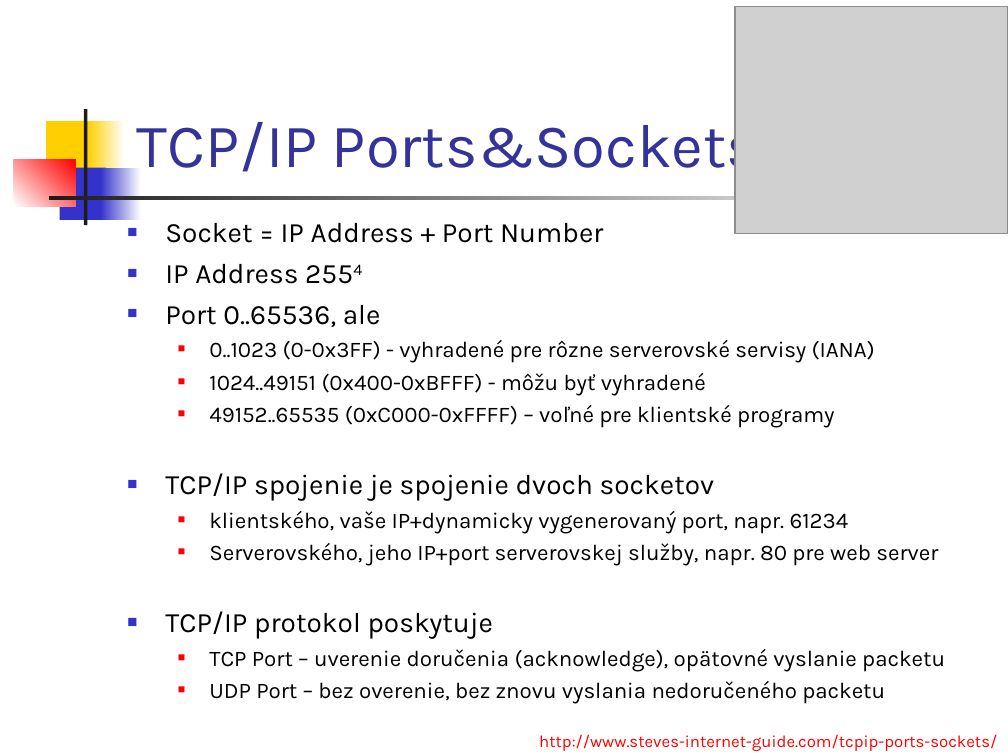
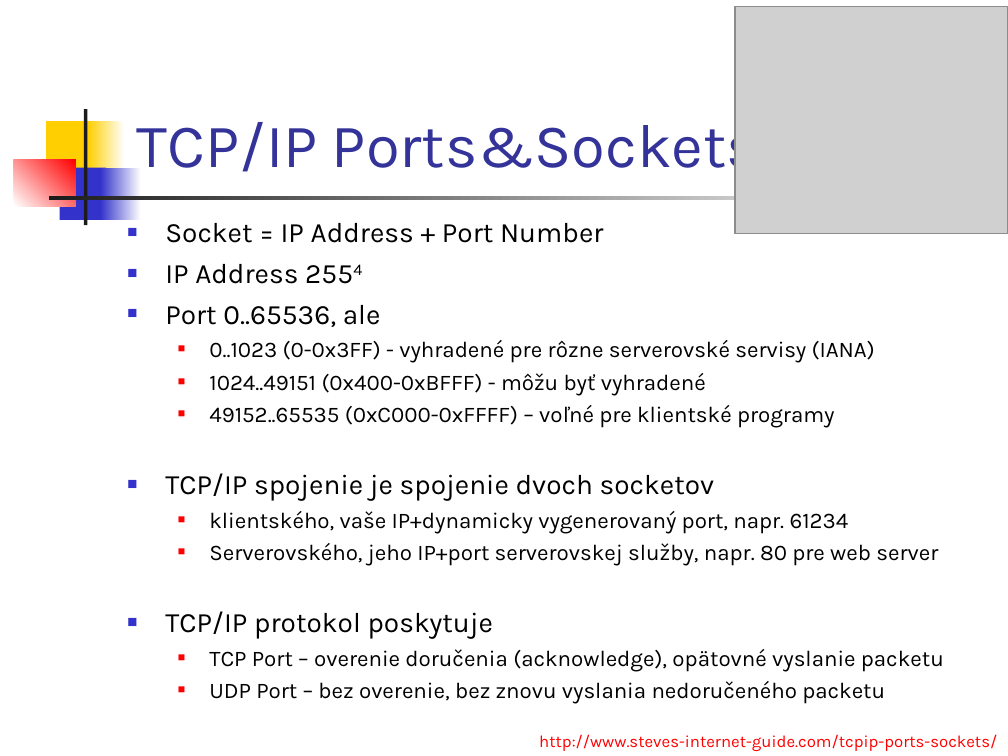
Before and after one commit to paradigmy/Prednasky, a slide deck: slide 2 of 04/go3.ppt. Drawn at 1008x756 pixels with LibreOffice and Linux fonts; fonts in the diff are those of the drawing; grey boxes stand for pictures. Boxes give left, top, right and bottom in pixels: in the first picture for what was removed or moved away, otherwise in the second. Text is boxed around its words. In the diff, an @@ line names an element or a change of style, - is before the commit and + after.

```diff
--- a/04/go3.ppt
+++ b/04/go3.ppt
@@ text at (x1=209, y1=649, x2=944, y2=672): text changed @@
-  ■ TCP Port – uverenie doručenia (acknowledge), opätovné vyslanie packetu
+  ■ TCP Port – overenie doručenia (acknowledge), opätovné vyslanie packetu
```
Also in this commit, not shown: 2 other files.
